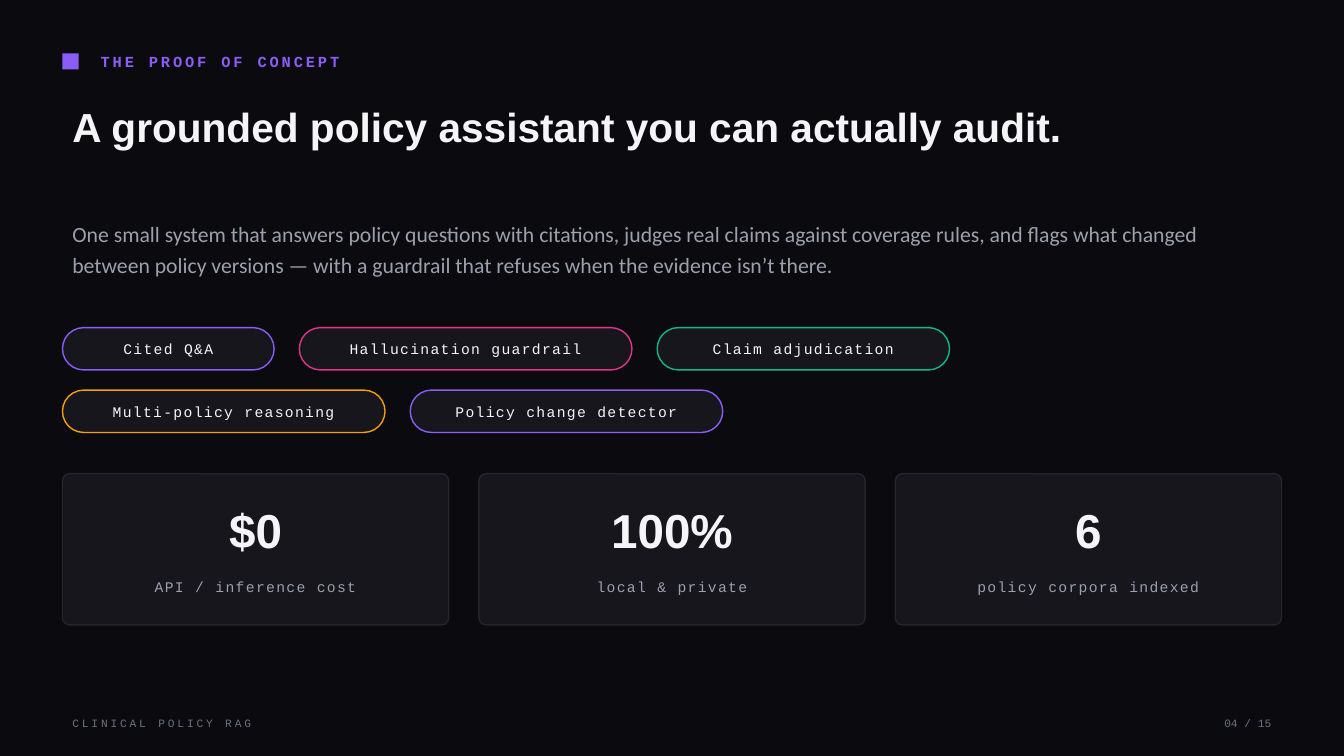
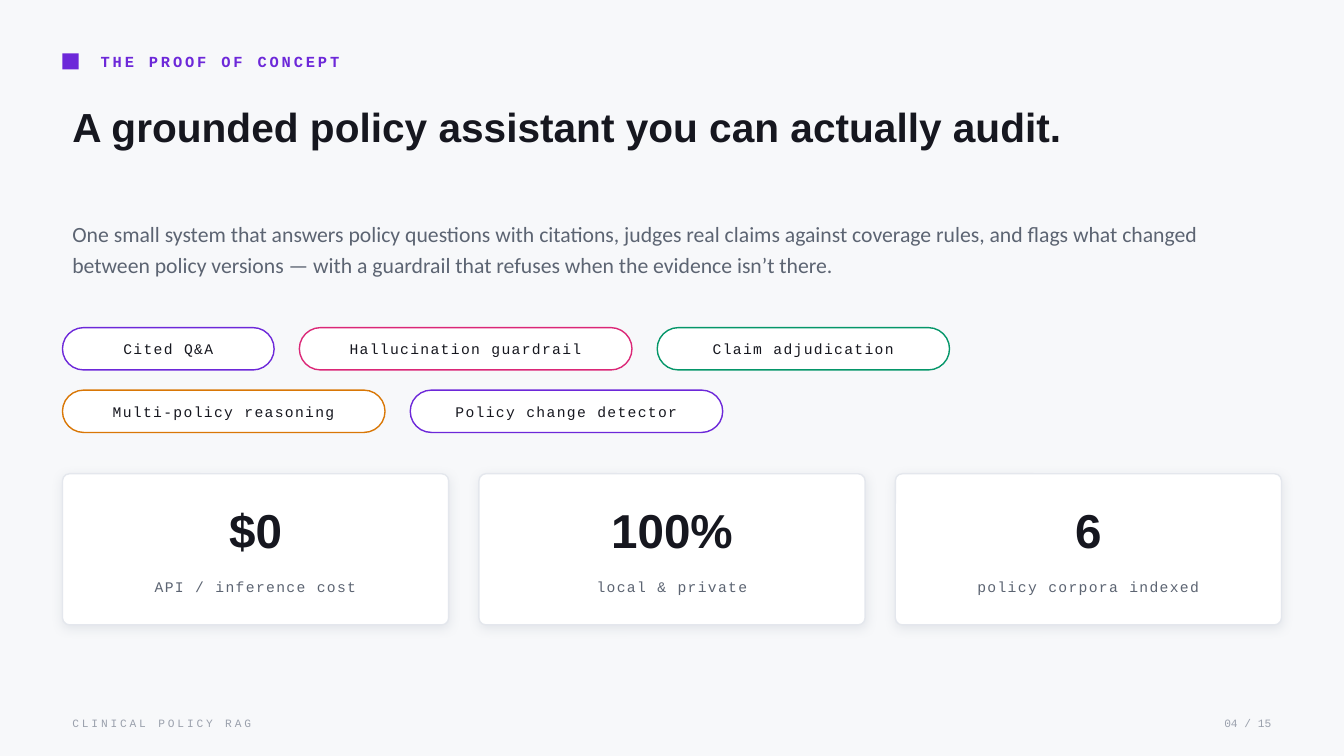
Before and after one commit to Iyman-Ahmed/clinical-rag-poc, a slide deck: slide 4 of presentation/Clinical_Policy_RAG.pptx. Drawn at 1344x756 pixels with LibreOffice and Linux fonts; fonts in the diff are those of the drawing. Boxes give left, top, right and bottom in pixels: in the first picture for what was removed or moved away, otherwise in the second. Text is boxed around its words. In the diff, an @@ line names an element or a change of style, - is before the commit and + after.

```diff
--- a/presentation/Clinical_Policy_RAG.pptx
+++ b/presentation/Clinical_Policy_RAG.pptx
@@ background #0B0B0F to #F7F8FA @@
@@ rectangle at (63, 53, 79, 70): fill #8B5CF6 to #6D28D9 @@
@@ text "THE PROOF OF CONCEPT" at (101, 56, 340, 67): text colour #8B5CF6 to #6D28D9 @@
@@ rounded rectangle at (63, 328, 274, 370): fill #16161C to #FFFFFF; outline #8B5CF6 1 pt to #6D28D9 1 pt @@
@@ rounded rectangle at (299, 328, 632, 370): fill #16161C to #FFFFFF; outline #E1348B 1 pt to #DB2777 1 pt @@
@@ rounded rectangle at (657, 328, 950, 370): fill #16161C to #FFFFFF; outline #10B981 1 pt to #059669 1 pt @@
@@ rounded rectangle at (63, 390, 385, 433): fill #16161C to #FFFFFF; outline #F59E0B 1 pt to #D97706 1 pt @@
@@ rounded rectangle at (410, 390, 723, 433): fill #16161C to #FFFFFF; outline #8B5CF6 1 pt to #6D28D9 1 pt @@
@@ fill #16161C to #FFFFFF; outline #24242E 1 pt to #E4E7ED 1 pt; shadow on in 3 elements at (63, 474, 449, 625), (479, 474, 865, 625), (895, 474, 1281, 625) @@
@@ text colour #F5F5F7 to #16171F in 9 elements at (72, 112, 1061, 150), (123, 343, 213, 357), (350, 343, 581, 357), (713, 343, 893, 357), (113, 406, 334, 420), (455, 406, 677, 420), (229, 512, 282, 552), (611, 514, 733, 549), (1075, 514, 1101, 549) @@
@@ text colour #9CA0AE to #5C6472 in 4 elements at (72, 227, 1197, 277), (155, 581, 356, 592), (597, 581, 748, 595), (977, 581, 1199, 595) @@
@@ text "CLINICAL POLICY RAG" at (72, 719, 251, 727): text colour #6B7280 to #9AA0AC @@
@@ text "04 / 15" at (1224, 719, 1271, 727): text colour #6B7280 to #9AA0AC @@
```
Also in this commit, not shown: 14 other slides changed, 1 other file.
